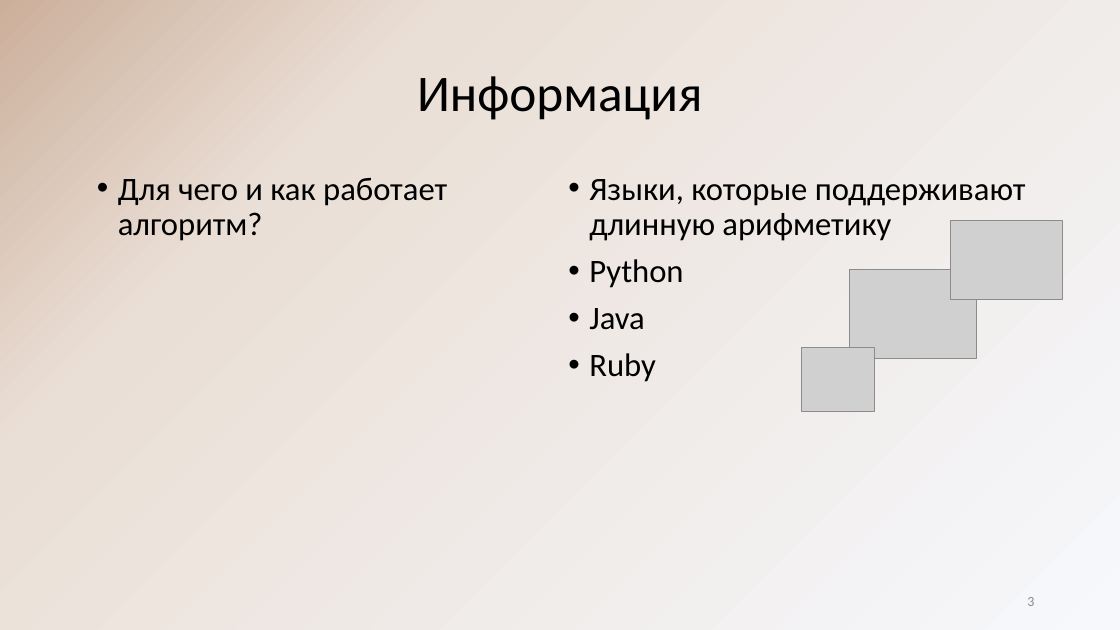
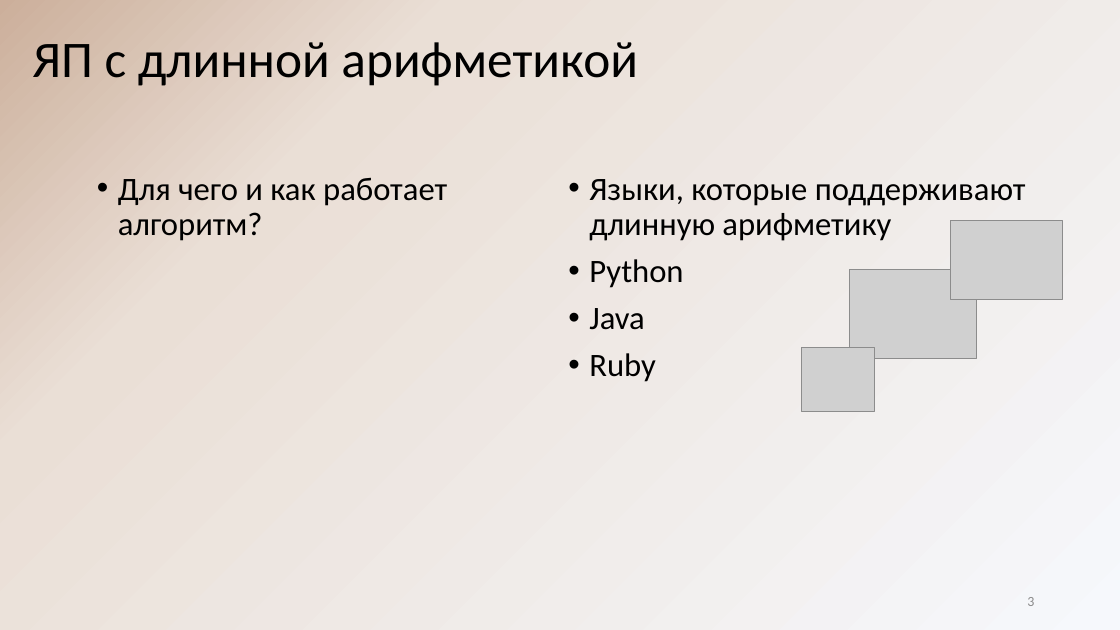
Before and after one commit to reenashka/A-SD, a slide deck: slide 3 of Длинная арифметика.pptx. Drawn at 1120x630 pixels with LibreOffice and Linux fonts; fonts in the diff are those of the drawing; grey boxes stand for pictures. Boxes give left, top, right and bottom in pixels: in the first picture for what was removed or moved away, otherwise in the second. Text is boxed around its words. In the diff, an @@ line names an element or a change of style, - is before the commit and + after.

```diff
--- a/Длинная арифметика.pptx
+++ b/Длинная арифметика.pptx
@@ title at box(33, 42, 638, 86): text changed @@
-Информация
+ЯП с длинной арифметикой
```
Also in this commit, not shown: 3 other slides changed, 4 slides added, 4 slides removed.
